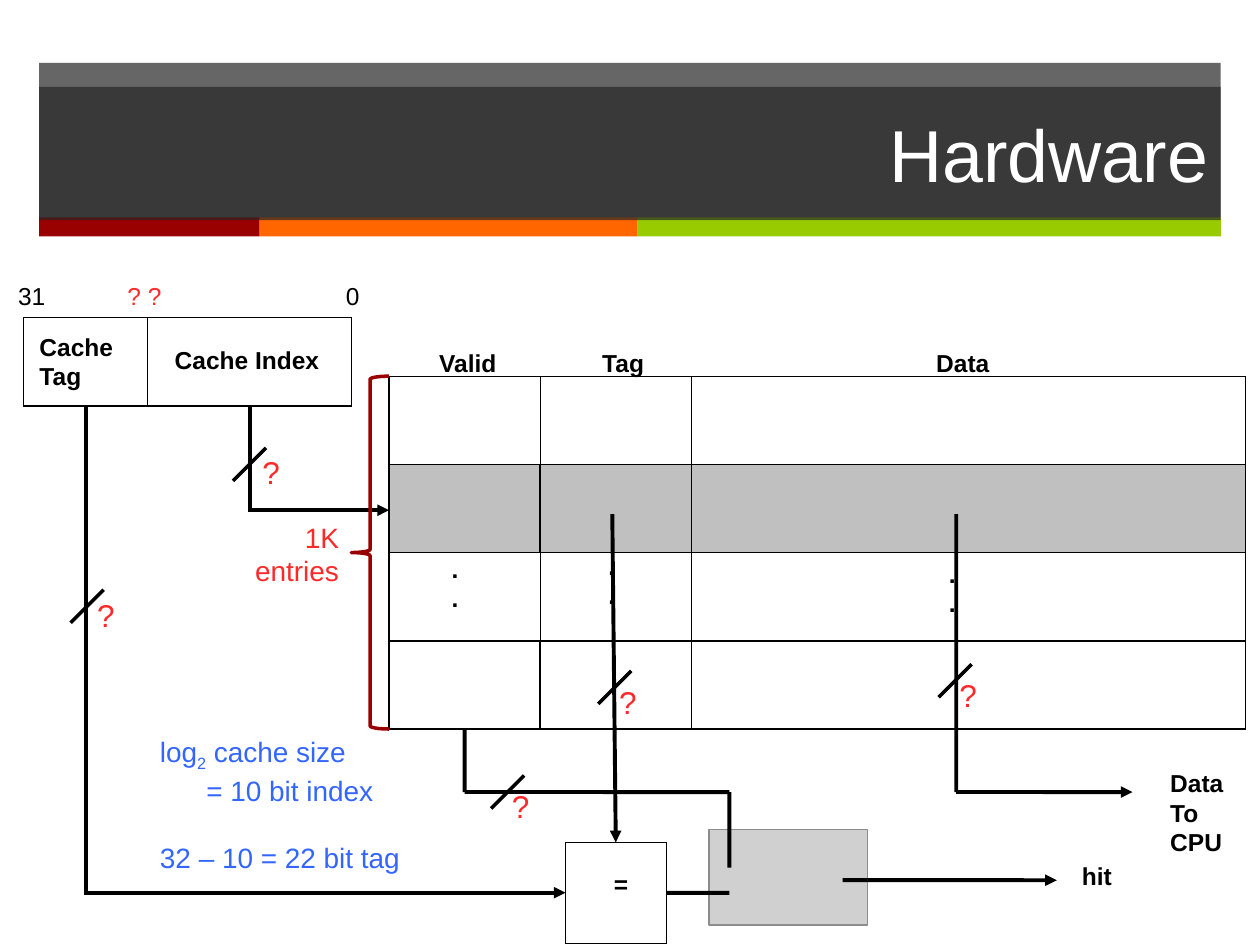
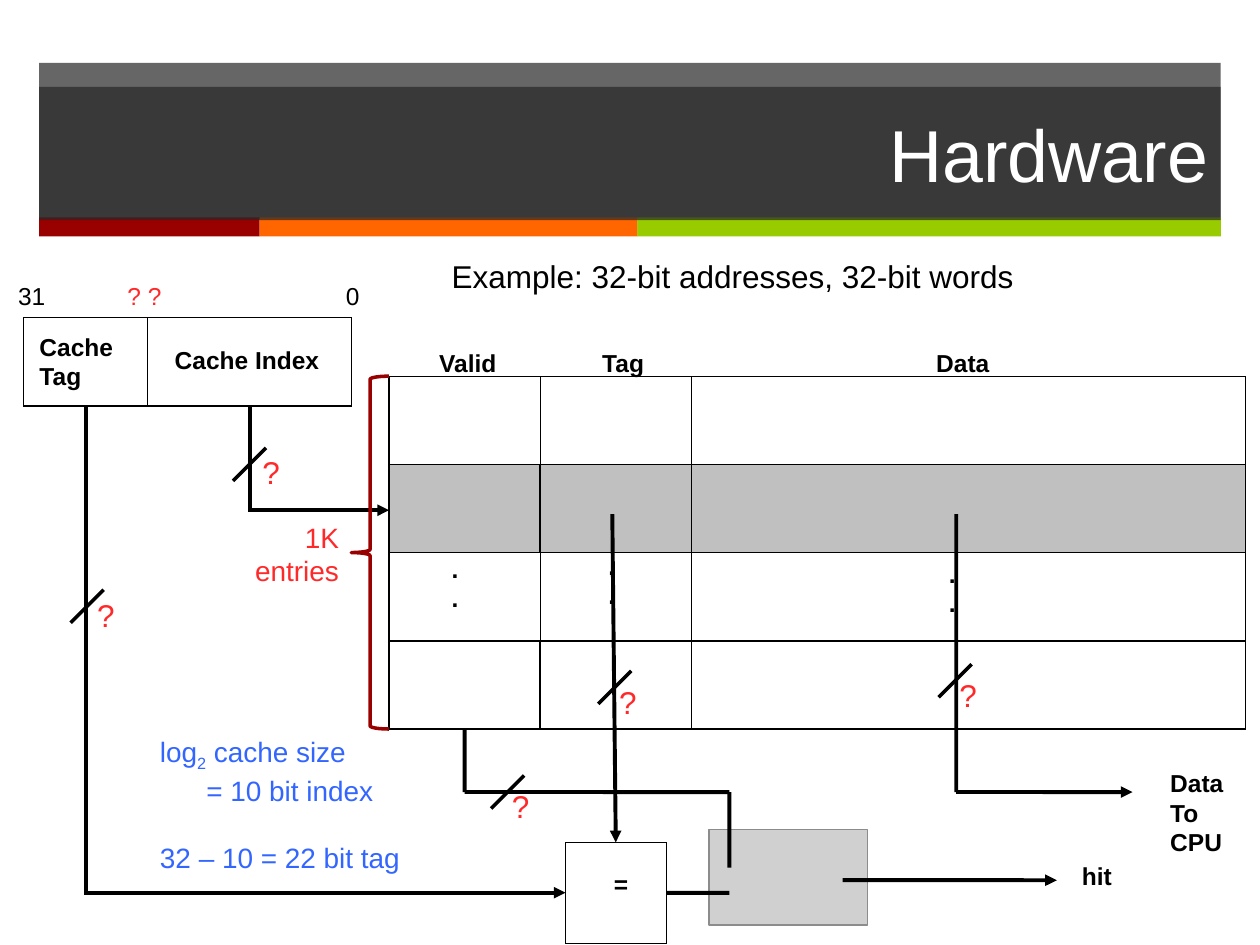
Before and after one commit to Yanderuri/CS_2200, a slide deck: slide 27 of lectures/L08 Memory hierarchy.pptx. Drawn at 1260x945 pixels with LibreOffice and Linux fonts; fonts in the diff are those of the drawing; grey boxes stand for pictures. Boxes give left, top, right and bottom in pixels: in the first picture for what was removed or moved away, otherwise in the second. Text is boxed around its words. In the diff, an @@ line names an element or a change of style, - is before the commit and + after.

```diff
--- a/lectures/L08 Memory hierarchy.pptx
+++ b/lectures/L08 Memory hierarchy.pptx
@@ text added at [452,265,1013,294], 18 pt, text #000000 @@
+Example: 32-bit addresses, 32-bit words
```
Also in this commit, not shown: 7 other slides changed, 11 other files.
